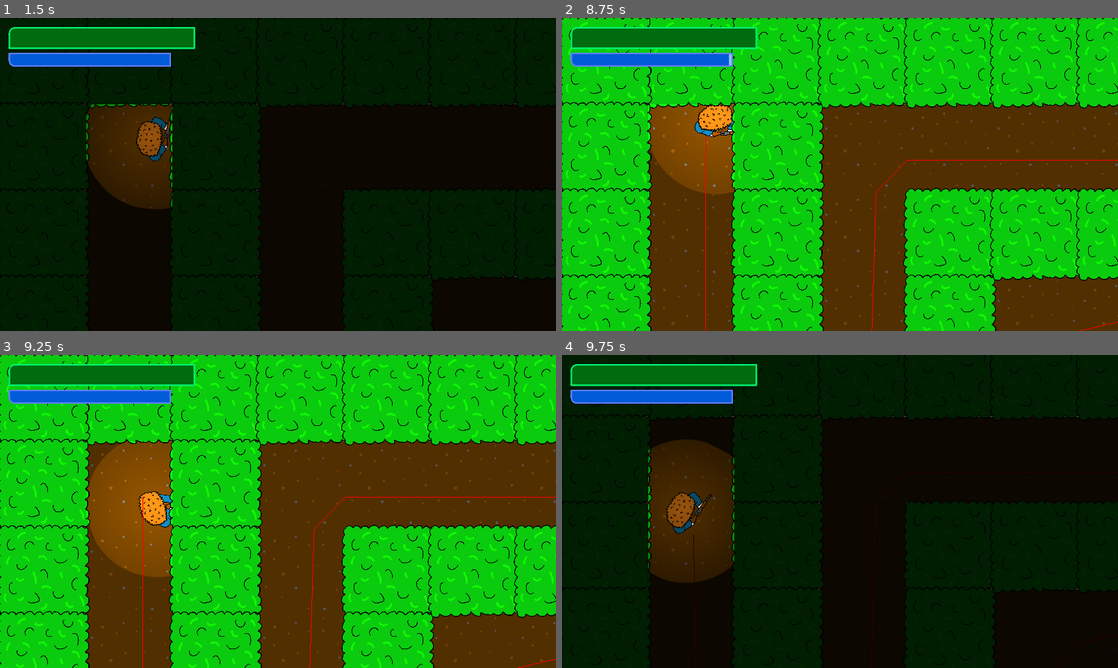
Above: before the commit, frames 1-4 (two rows, left to right).
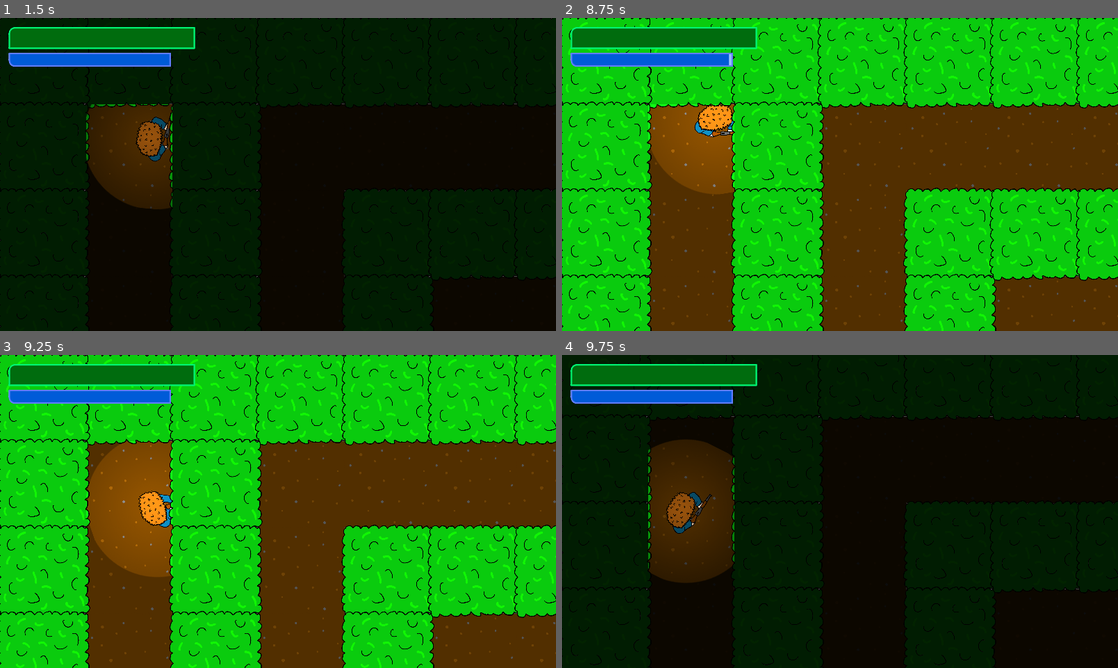
Above: after the commit, the same moments.

Repository: HowDoIprintHelloWorld/DeadMaze
Game: Godot game, scene res://main_menu.tscn
The game is run twice, just before and just after one commit, with the same random seed, the same clock (stepped at 60 frames per second) and the same inputs.
Inputs (mouse positions are in pixels of both pictures, inside the frame that each line leads up to):
- Up to frame 1 (1.5 s): click "Start" at 0.5 s; tap Enter at 1.25 s; move the mouse to (400, 158) at 1.27 s; press the mouse at (400, 158) at 1.28 s; hold D (right) from 1.28 s (still down)
- Up to frame 2 (8.75 s): tap Space at 2, 7.25 s; move the mouse to (728, 190) at 2.02 s; release D (right) at 2.03 s; release the mouse at (728, 190) at 2.03 s; hold S (down) 2.03-2.78 s; right-click (728, 190) at 2.1 s; move the mouse to (895, 105) at 2.77 s; hold D (right) 2.78-3.53 s; hold Shift (shift) 2.78-3.53 s; move the mouse to (812, 237) at 3.52 s; hold W (up) 3.53-4.28 s; click (812, 237) at 3.6 s; move the mouse to (1006, 221) at 4.27 s; hold Right mouse button (rightClick) 4.28-5.03 s; hold A (left) 4.28-5.78 s; move the mouse to (673, 127) at 5.02 s; tap Shift (shift) at 5.1 s; tap Enter at 5.75 s; move the mouse to (867, 174) at 5.77 s; press the mouse at (867, 174) at 5.78 s; hold S (down) 5.78-6.53 s; move the mouse to (756, 96) at 6.52 s; release the mouse at (756, 96) at 6.53 s; hold D (right) 6.53-7.28 s; right-click (756, 96) at 6.6 s; move the mouse to (962, 158) at 7.27 s; hold W (up) 7.28-8.03 s; hold Shift (shift) 7.28-8.03 s; move the mouse to (728, 190) at 8.02 s; hold D (right) from 8.03 s (still down); click (728, 190) at 8.1 s
- Up to frame 3 (9.25 s): move the mouse to (333, 442) at 8.77 s; release D (right) at 8.78 s; hold S (down) from 8.78 s (still down); hold Right mouse button (rightClick) from 8.78 s (still down)
- Up to frame 4 (9.75 s): move the mouse to (812, 574) at 9.52 s; release S (down) at 9.53 s; release Right mouse button (rightClick) at 9.53 s; hold A (left) from 9.53 s (still down); tap Shift (shift) at 9.6 s

Frame 1 is identical in both runs. In frame 2, 0.2% of the frame differs, in the area x 25-100%, y 37-100%; in frame 3, 0.2%; in frame 4, 0.2%.

Commit message:
Added finished exports

Diff:
--- a/project.godot
+++ b/project.godot
@@ -10,10 +10,13 @@
 
 [application]
 
-config/name="deadMaze2"
+config/name="Dead Maze"
 run/main_scene="res://main_menu.tscn"
 config/features=PackedStringArray("4.1", "Forward Plus")
-config/icon="res://icon.svg"
+boot_splash/bg_color=Color(0, 0, 0, 1)
+boot_splash/image="res://assets/titlescreen.png"
+config/icon="res://assets/logo.png"
+boot_splash/minimum_display_time=3000
 
 [autoload]
 
--- a/zombert.tscn
+++ b/zombert.tscn
@@ -10,6 +10,7 @@
 [ext_resource type="AudioStream" uid="uid://3na8kkq44syj" path="res://assets/zombieDirt.mp3" id="8_ckn6g"]
 
 [sub_resource type="CanvasItemMaterial" id="CanvasItemMaterial_jriry"]
+light_mode = 2
 
 [sub_resource type="CapsuleShape2D" id="CapsuleShape2D_vwqup"]
 radius = 66.9768
@@ -87,7 +88,6 @@
 path_desired_distance = 200.0
 target_desired_distance = 200.0
 path_max_distance = 400.0
-debug_enabled = true
 
 [node name="CollisionShape2D" type="CollisionShape2D" parent="."]
 position = Vector2(6, 28)
Not shown, added: export_presets.cfg
Not shown, added: releases/deadMaze2.console.exe
Not shown, added: releases/deadMaze2.exe
Not shown, added: releases/deadMaze2.pck
Not shown, added: releases/deadMaze2.sh
Not shown, added: releases/deadMaze2.x86_64
